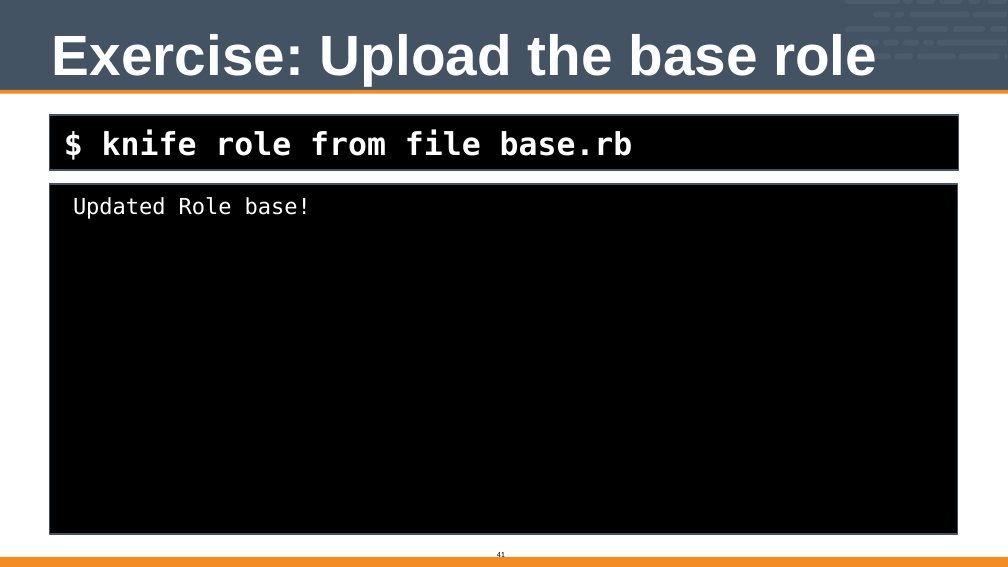
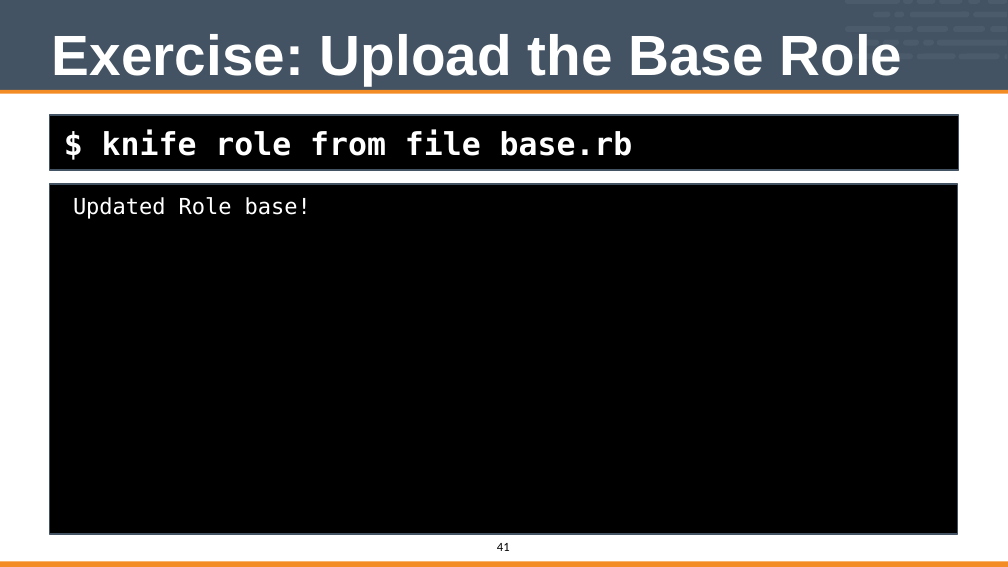
Before and after one commit to vinyar/chef-intermediate, a slide deck: slide 41 of Modules/06-Chef_Intermediate.pptx. Drawn at 1008x567 pixels with LibreOffice and Linux fonts; fonts in the diff are those of the drawing. Boxes give left, top, right and bottom in pixels: in the first picture for what was removed or moved away, otherwise in the second. Text is boxed around its words. In the diff, an @@ line names an element or a change of style, - is before the commit and + after.

```diff
--- a/Modules/06-Chef_Intermediate.pptx
+++ b/Modules/06-Chef_Intermediate.pptx
@@ title at (52, 34, 903, 85): text changed @@
-Exercise: Upload the base role
+Exercise: Upload the Base Role
@@ page number: place and size @@
-page number at (497, 551, 505, 560)
+page number at (497, 543, 510, 551)
@@ page number at (497, 543, 510, 551): size 10 to 16 pt @@
@@ freeform shape: place and size @@
-freeform shape at (0, 557, 1008, 567)
+freeform shape at (0, 561, 1008, 567)
```
Also in this commit, not shown: 45 other slides changed.
